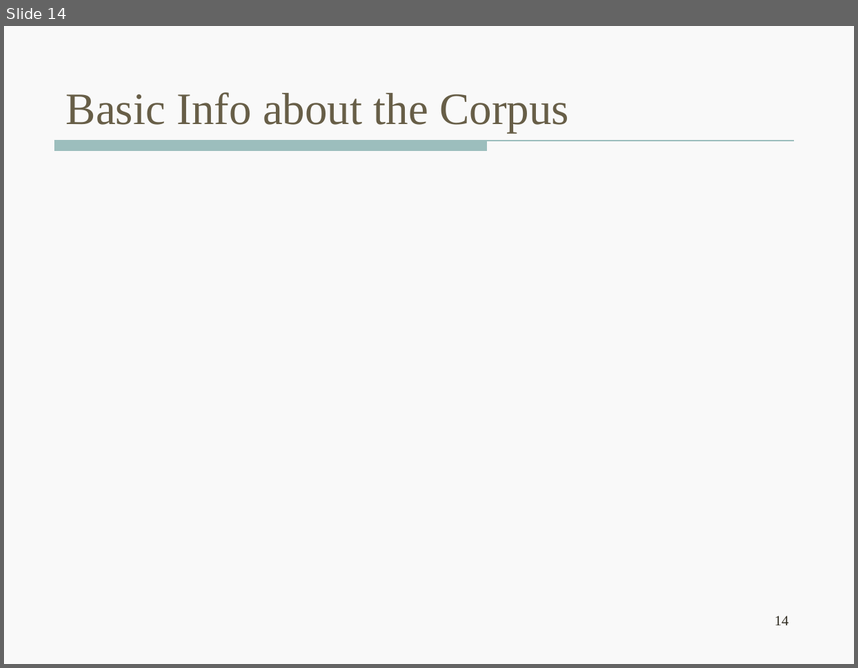
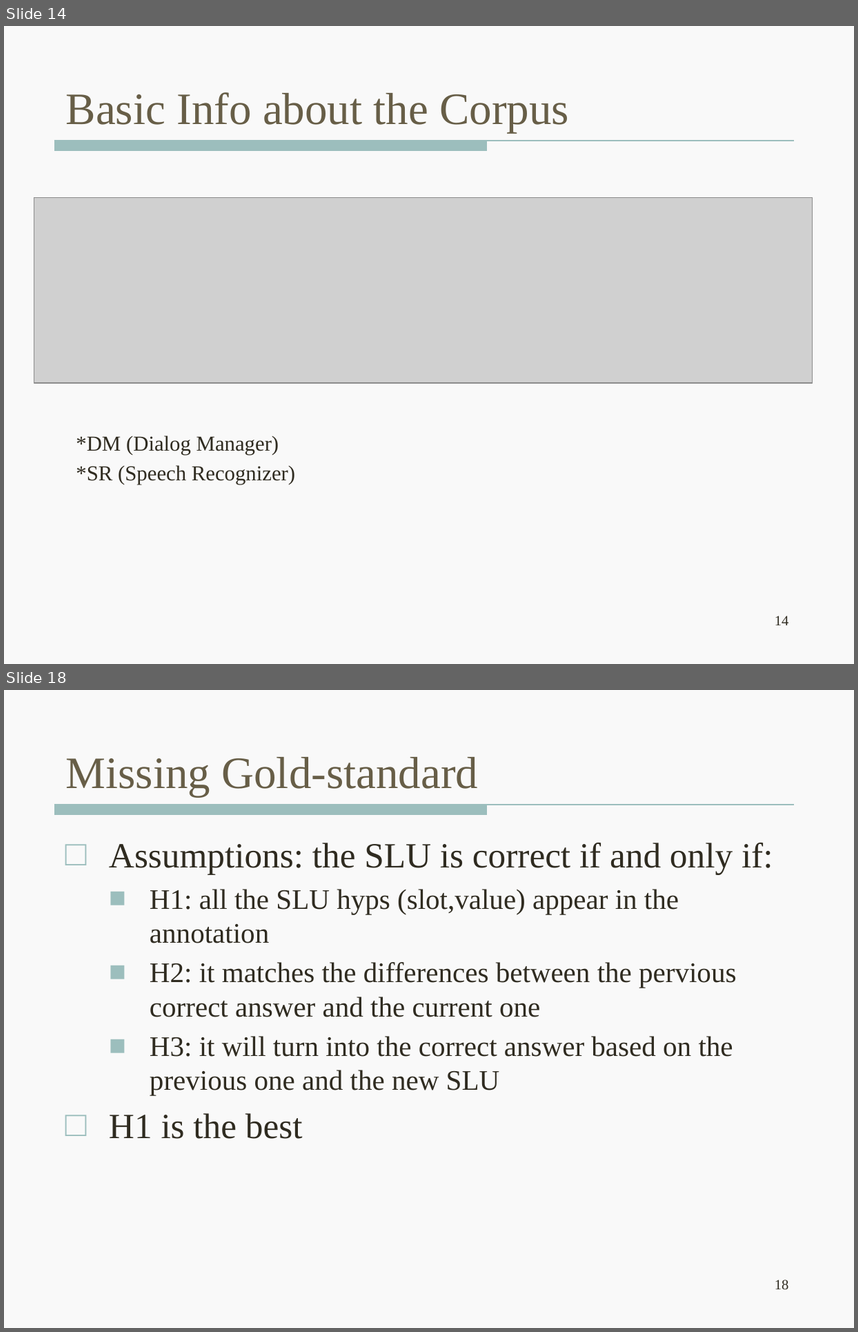
Before and after one commit to wencanluo/NLPFall2013, a slide deck: doc/12.06.2013 Meeting/DSTC2-12-16-2013.pptx. Shown one above the other, each under a label of ours: slide 14 before the commit, slides 14 and 18 after it; the slides between them are not shown. The pictures are 858x668 and 858x1332 pixels, drawn with LibreOffice and Linux fonts; fonts in the diff are those of the drawing; grey boxes stand for pictures. Boxes give left, top, right and bottom in pixels: in the first picture for what was removed or moved away, otherwise in the second. Text is boxed around its words. In the diff, an @@ line names an element or a change of style, - is before the commit and + after.

```diff
--- a/doc/12.06.2013 Meeting/DSTC2-12-16-2013.pptx
+++ b/doc/12.06.2013 Meeting/DSTC2-12-16-2013.pptx
@@ slide 18 added at (4, 690, 854, 1328), background #F9F9F9; not listed: 1 template element that a slide beside it also shows @@
@@ title added at (66, 757, 479, 796), 38 pt, text #675E47 @@
+Missing Gold-standard
@@ text added at (109, 842, 773, 1138), 24 pt, text #2F2B20 @@
+□ Assumptions: the SLU is correct if and only if:
+  ■ H1: all the SLU hyps (slot,value) appear in the annotation
+  ■ H2: it matches the differences between the pervious correct answer and the current one
+  ■ H3: it will turn into the correct answer based on the previous one and the new SLU
+□ H1 is the best
@@ page number added at (775, 1279, 789, 1289), 12 pt, text #2F2B20 @@
+18
@@ slide 14 changed as well @@
@@ picture added at (34, 198, 813, 383) @@
@@ text added at (76, 435, 295, 484), 18 pt, text #2F2B20 @@
+*DM (Dialog Manager)
+*SR (Speech Recognizer)
```
Also in this commit, not shown: 11 other slides changed, 10 other slides added, 4 slides removed, 8 other files.
